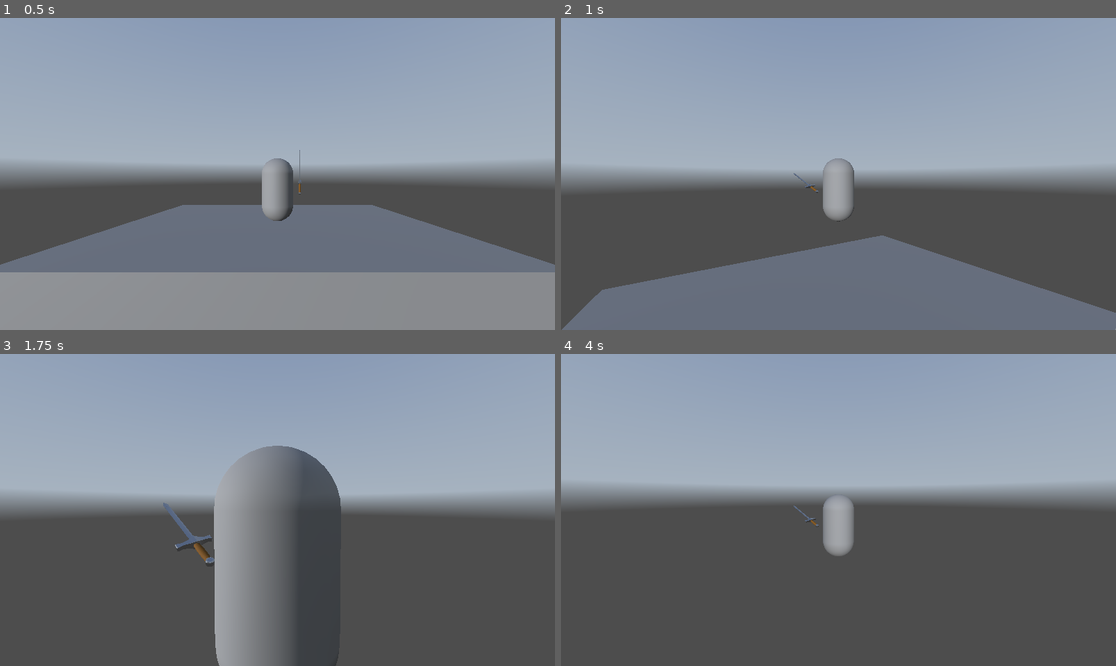
Above: before the commit, frames 1-4 (two rows, left to right).
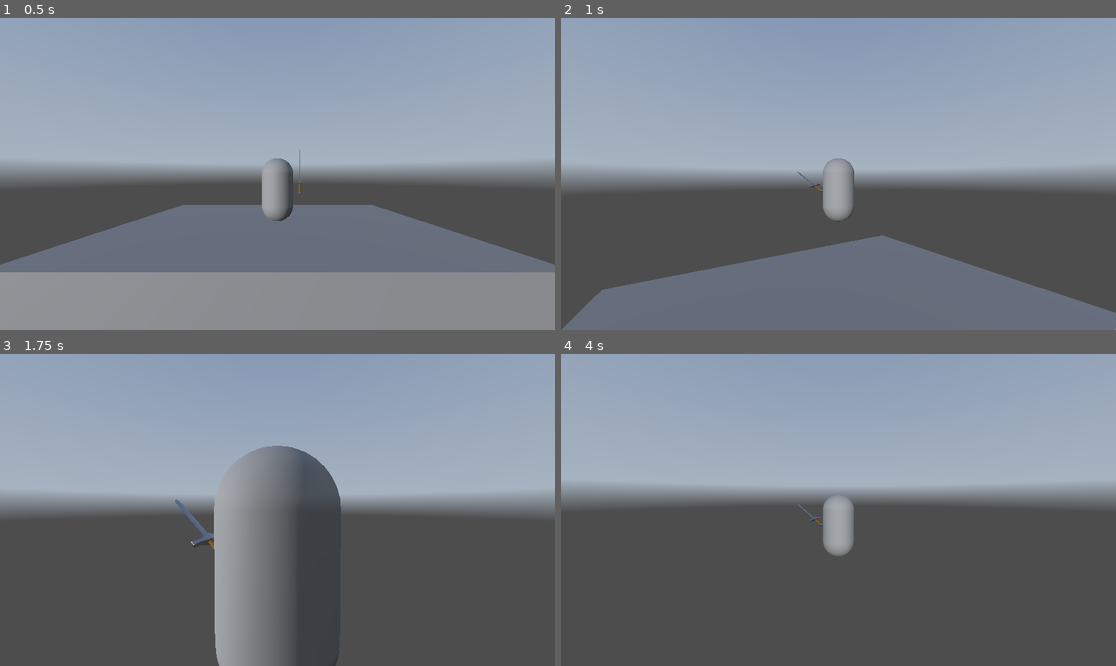
Above: after the commit, the same moments.

Repository: Jackimal5/Hollows-Haven
Game: Godot game, scene res://test_area.tscn
Two runs of this game, one before a commit and one after it. Both use one fixed random seed, a clock stepped at 60 frames per second and the inputs below. A sky picture missing from this copy of the repository is replaced by a grey-blue gradient.
Inputs (mouse positions are in pixels of both pictures, inside the frame that each line leads up to):
- Up to frame 1 (0.5 s): no input
- Up to frame 2 (1 s): tap Enter at 0.5 s; move the mouse to (866, 174) at 0.52 s; hold W (forward) from 0.53 s (still down); click (866, 174) at 0.6 s; tap Space (jump) at 0.77 s
- Up to frame 3 (1.75 s): keep holding W (forward); move the mouse to (249, 510) at 1.27 s; click (249, 510) at 1.35 s; tap Space (jump) at 1.52 s
- Up to frame 4 (4 s): keep holding W (forward); move the mouse to (849, 503) at 2.02 s; hold Shift (sprint) 2.03-2.78 s; click (849, 503) at 2.3 s; tap Space (jump) at 2.75, 3.02, 3.77 s; move the mouse to (832, 516) at 2.77 s; click (832, 516) at 2.85 s; tap Enter at 3.5 s; move the mouse to (877, 513) at 3.52 s; click (877, 513) at 3.6 s

Frame 1 is identical in both runs. In frame 2, less than 0.1% of the frame differs, in the area x 41-48%, y 49-56%; in frame 3, 0.4%, in the area x 29-39%, y 46-68%; in frame 4, less than 0.1%.

Commit message:
Clean Up Script
I cleaned up the script.

Diff:
--- a/player.gd
+++ b/player.gd
@@ -19,19 +19,22 @@
 
 #Declared Nodes
 @onready var camera_origin: Node3D = $PlayerCollider/CameraOrigin
-@onready var animation_player = $AnimationPlayer
+@onready var animation_player = $PlayerAnimations
+
 
 func _ready():
+	#Captures Mouse
 	Input.mouse_mode = Input.MOUSE_MODE_CAPTURED
 
 func _input(event):
+	#Camera Movement
 	if event is InputEventMouseMotion:
 		rotate_y(deg_to_rad(-event.relative.x * sensitivity))
 		camera_origin.rotate_x(deg_to_rad(-event.relative.y * sensitivity))
 		camera_origin.rotation.x = clamp(camera_origin.rotation.x, deg_to_rad(-90), deg_to_rad(45))
 
 func _physics_process(delta: float) -> void:
-	# Add the gravity.
+	#Adds Gravity
 	if not is_on_floor():
 		if !jumped:
 			velocity.y += -regular_gravity * delta
@@ -51,21 +54,26 @@
 		released_jump = false
 		jumped = true
 
+	#Exit Game
 	if Input.is_action_just_released("quit"):
 		get_tree().quit()
 
+	#Handels Sprinting Logic
 	if Input.is_action_pressed("sprint"):
 		sprinting = true
 	else:
 		sprinting = false
 
+	#Sword Attack
 	if Input.is_action_just_pressed("left_click"):
+		animation_player.speed_scale = 1.5
 		animation_player.play("swing")
 
 	# Get the input direction and handle the movement/deceleration.
-	# As good practice, you should replace UI actions with custom gameplay actions.
 	var input_dir := Input.get_vector("left", "right", "forward", "backward")
 	var direction := (transform.basis * Vector3(input_dir.x, 0, input_dir.y)).normalized()
+
+	#Moves the Player
 	if direction:
 		if sprinting:
 			velocity.x = move_toward(velocity.x, direction.x * sprinting_speed, acceleration * delta)
--- a/test_area.tscn
+++ b/test_area.tscn
@@ -4,14 +4,7 @@
 [ext_resource type="Texture2D" uid="uid://dlwslvprjim21" path="res://citrus_orchard_puresky_4k.exr" id="2_rfpkf"]
 [ext_resource type="PackedScene" uid="uid://cp0xlar5bqga0" path="res://Assets/Sword.glb" id="3_6fnve"]
 
-[sub_resource type="CapsuleShape3D" id="CapsuleShape3D_fw7ol"]
-radius = 0.54
-height = 2.04
-
 [sub_resource type="CapsuleMesh" id="CapsuleMesh_64fjj"]
-
-[sub_resource type="BoxShape3D" id="BoxShape3D_6fnve"]
-size = Vector3(0.03508, 1.1543, 0.0678711)
 
 [sub_resource type="Animation" id="Animation_6fnve"]
 resource_name = "swing"
@@ -49,14 +42,14 @@
 tracks/0/path = NodePath("Sword")
 tracks/0/interp = 1
 tracks/0/loop_wrap = true
-tracks/0/keys = PackedFloat32Array()
+tracks/0/keys = PackedFloat32Array(0.0333333, 1, 0.79101, 0.202877, -0.725657)
 tracks/1/type = "rotation_3d"
 tracks/1/imported = false
 tracks/1/enabled = true
 tracks/1/path = NodePath("Sword")
 tracks/1/interp = 1
 tracks/1/loop_wrap = true
-tracks/1/keys = PackedFloat32Array()
+tracks/1/keys = PackedFloat32Array(0, 1, 0, 0, 0, 1, 0.233333, 1, -0.0887639, 0, 0, 0.996053, 0.466667, 1, 0, 0, 0, 1, 0.866667, 1, -0.00253945, 0, 0, 0.999997)
 
 [sub_resource type="AnimationLibrary" id="AnimationLibrary_vt2yd"]
 _data = {
@@ -64,6 +57,13 @@
 &"RESET": SubResource("Animation_od0h0"),
 &"swing": SubResource("Animation_6fnve")
 }
+
+[sub_resource type="CapsuleShape3D" id="CapsuleShape3D_fw7ol"]
+radius = 0.54
+height = 2.04
+
+[sub_resource type="BoxShape3D" id="BoxShape3D_6fnve"]
+size = Vector3(0.03508, 1.1543, 0.0678711)
 
 [sub_resource type="PanoramaSkyMaterial" id="PanoramaSkyMaterial_6fnve"]
 panorama = ExtResource("2_rfpkf")
@@ -85,6 +85,17 @@
 [node name="Player" type="CharacterBody3D" parent="."]
 script = ExtResource("1_64fjj")
 
+[node name="PlayerTemporaryMesh" type="MeshInstance3D" parent="Player"]
+mesh = SubResource("CapsuleMesh_64fjj")
+
+[node name="PlayerTemporaryMesh2" type="MeshInstance3D" parent="Player"]
+
+[node name="PlayerAnimations" type="AnimationPlayer" parent="Player"]
+libraries = {
+&"": SubResource("AnimationLibrary_vt2yd")
+}
+speed_scale = 1.46
+
 [node name="PlayerCollider" type="CollisionShape3D" parent="Player"]
 shape = SubResource("CapsuleShape3D_fw7ol")
 
@@ -98,25 +109,14 @@
 [node name="Camera3D" type="Camera3D" parent="Player/PlayerCollider/CameraOrigin/SpringArm3D"]
 transform = Transform3D(1, 0, 0, 0, 1, 0, 0, 0, 1, 0, 1.5, 6.5)
 
-[node name="PlayerTemporaryMesh" type="MeshInstance3D" parent="Player"]
-mesh = SubResource("CapsuleMesh_64fjj")
-
-[node name="PlayerTemporaryMesh2" type="MeshInstance3D" parent="Player"]
-
 [node name="Sword" parent="Player" instance=ExtResource("3_6fnve")]
 transform = Transform3D(1, 0, 0, 0, 1, 0, 0, 0, 1, 0.79101, 0.202877, -0.725657)
 
-[node name="Area3D" type="Area3D" parent="Player/Sword"]
+[node name="DamageArea" type="Area3D" parent="Player/Sword"]
 
-[node name="CollisionShape3D" type="CollisionShape3D" parent="Player/Sword/Area3D"]
+[node name="AreaCollider" type="CollisionShape3D" parent="Player/Sword/DamageArea"]
 transform = Transform3D(1, 0, 0, 0, 1, 0, 0, 0, 1, 0.00303042, 0.575262, 0.00251764)
 shape = SubResource("BoxShape3D_6fnve")
-
-[node name="AnimationPlayer" type="AnimationPlayer" parent="Player"]
-libraries = {
-&"": SubResource("AnimationLibrary_vt2yd")
-}
-speed_scale = 1.46
 
 [node name="WorldEnvironment" type="WorldEnvironment" parent="."]
 environment = SubResource("Environment_vt2yd")
